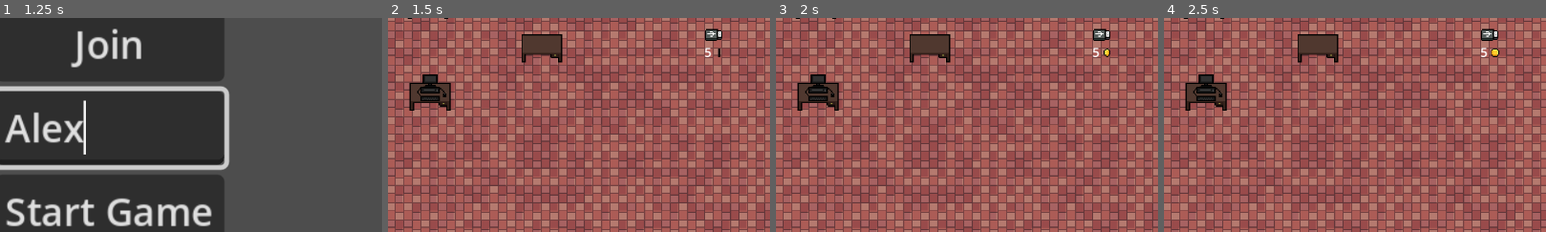
Above: before the commit, frames 1-4 (left to right).
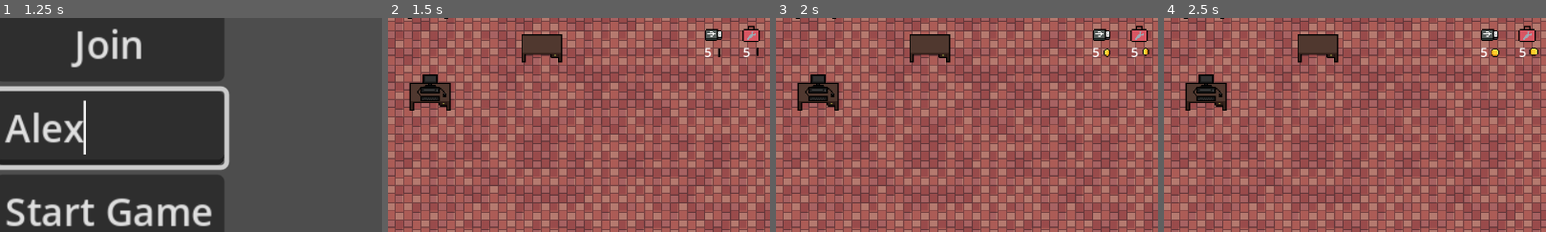
Above: after the commit, the same moments.

Repository: JoseNeto5689/CoopGame
Game: Godot game, scene res://scenes/main/main.tscn
Two runs of this game, one before a commit and one after it. Both use one fixed random seed, a clock stepped at 60 frames per second and the inputs below.
Inputs (mouse positions are % of the whole screen's width and height, from its top left):
- Up to frame 1 (1.25 s): click (50, 60) at 0.52 s; type "Alex" at 0.6 s
- Up to frame 2 (1.5 s): click "Start Game" at 1.25 s
- Up to frame 3 (2 s): no input
- Up to frame 4 (2.5 s): tap Enter at 2 s; hold D (right) from 2.03 s (still down); hold E (interact) from 2.03 s (still down)
The pictures show only the part of the screen within x 36-86%, y 34-84%; the shares and areas given below are measured in that part.

Frame 1 is identical in both runs. In frame 2, 0.4% of the frame differs, in the area x 92-98%, y 3-19%; in frame 3, 0.4%; in frame 4, 0.4%.

Commit message:
Add new item to market

Diff:
--- a/RobotFactory/assets/shaders/shadow.gdshader
+++ b/RobotFactory/assets/shaders/shadow.gdshader
@@ -1,8 +1,8 @@
 shader_type canvas_item;
-
+uniform float blackness;
 
 void fragment() {
 	vec4 pixelColor = texture(TEXTURE,UV);
-	pixelColor = vec4(pixelColor.r *0.05 ,pixelColor.g *0.05,pixelColor.b*0.05, pixelColor.a);
+	pixelColor = vec4(pixelColor.r * blackness ,pixelColor.g *blackness,pixelColor.b*blackness, pixelColor.a);
 	COLOR = pixelColor;
 }
--- a/RobotFactory/scenes/UI/ui.tscn
+++ b/RobotFactory/scenes/UI/ui.tscn
@@ -156,7 +156,7 @@
 
 [node name="AnimatedSprite2D" type="AnimatedSprite2D" parent="HUD"]
 texture_filter = 1
-position = Vector2(304.826, 21.0555)
+position = Vector2(305, 21)
 scale = Vector2(0.15, 0.15)
 sprite_frames = SubResource("SpriteFrames_cketn")
 autoplay = "default"
@@ -194,5 +194,5 @@
 
 [node name="SmallPendrive" type="Sprite2D" parent="HUD"]
 texture_filter = 1
-position = Vector2(305.086, 43.3692)
+position = Vector2(305, 44)
 texture = ExtResource("2_yb1mt")
--- a/RobotFactory/scenes/computer/computer.gd
+++ b/RobotFactory/scenes/computer/computer.gd
@@ -18,6 +18,7 @@
 var is_animation_concluded := false
 var working := false
 var concluded := false
+var broken := false
 
 func _ready() -> void:
 	timer.wait_time = time_for_conclude
@@ -57,7 +58,7 @@
 
 @rpc("any_peer", "call_local")
 func increase_progress():
-	if is_animation_concluded:
+	if is_animation_concluded and not broken:
 		#$PointLight2D.enabled = true
 		if(get_percentage() == 0):
 			change_progress(0)
@@ -84,7 +85,17 @@
 func animation_changed(status: bool):
 	is_animation_concluded = status
 
+func change_blink_intensity(new_value: float):
+	$ComputerSprite.material.set_shader_parameter("blink_intensity", new_value)
+
+func fix_pc():
+	broken = false
+	var tween = create_tween()
+	tween.tween_method(change_blink_intensity, 1.0, 0.0, 0.3)
+
 func explode():
+	broken = true
+	stop_progress()
 	var explosions = $Explosions.get_children()
 	for explosion:AnimatedSprite2D in explosions:
 		explosion.show()
@@ -92,4 +103,4 @@
 		explosion.animation_finished.connect(func() :
 			explosion.hide()
 		)
-		await get_tree().create_timer(0.2).timeout
+		await get_tree().create_timer(0.15).timeout
--- a/RobotFactory/scenes/computer/computer.tscn
+++ b/RobotFactory/scenes/computer/computer.tscn
@@ -1,6 +1,7 @@
-[gd_scene load_steps=19 format=3 uid="uid://tx64gjx52y3"]
+[gd_scene load_steps=21 format=3 uid="uid://tx64gjx52y3"]
 
 [ext_resource type="Script" uid="uid://wd31uttu17sr" path="res://scenes/computer/computer.gd" id="1_srgvo"]
+[ext_resource type="Shader" uid="uid://b870mj1svnhk" path="res://assets/shaders/blink.gdshader" id="2_8it8f"]
 [ext_resource type="Texture2D" uid="uid://cc0shbq15u3n1" path="res://assets/sprites/own/pc_4_0001.png" id="2_srgvo"]
 [ext_resource type="Texture2D" uid="uid://b4hyg3tusa4e0" path="res://assets/sprites/light/2d_light.webp" id="4_5o8iy"]
 [ext_resource type="PackedScene" uid="uid://djqygmt1j4djo" path="res://scenes/progress bar/progress_bar.tscn" id="4_8d7te"]
@@ -13,6 +14,11 @@
 [ext_resource type="Texture2D" uid="uid://dnap5c0bf6svx" path="res://assets/sprites/explosion/10.png" id="11_ymmt0"]
 [ext_resource type="Texture2D" uid="uid://dewgpm8nevv2a" path="res://assets/sprites/explosion/11.png" id="12_p8ue4"]
 [ext_resource type="Texture2D" uid="uid://dcf4kpgfhljpr" path="res://assets/sprites/explosion/12.png" id="13_re0mp"]
+
+[sub_resource type="ShaderMaterial" id="ShaderMaterial_jrk3l"]
+shader = ExtResource("2_8it8f")
+shader_parameter/blink_color = Color(1, 1, 1, 1)
+shader_parameter/blink_intensity = 0.0
 
 [sub_resource type="RectangleShape2D" id="RectangleShape2D_8d7te"]
 size = Vector2(38, 20)
@@ -69,6 +75,7 @@
 
 [node name="ComputerSprite" type="Sprite2D" parent="."]
 texture_filter = 1
+material = SubResource("ShaderMaterial_jrk3l")
 position = Vector2(0, 2)
 texture = ExtResource("2_srgvo")
 
@@ -128,7 +135,7 @@
 
 [node name="Explosion1" type="AnimatedSprite2D" parent="Explosions"]
 visible = false
-position = Vector2(10.5647, -6.87937)
+position = Vector2(10, -7)
 scale = Vector2(0.05, 0.05)
 sprite_frames = SubResource("SpriteFrames_hh48c")
 animation = &"boom"
@@ -137,7 +144,8 @@
 
 [node name="Explosion2" type="AnimatedSprite2D" parent="Explosions"]
 visible = false
-position = Vector2(-12.5303, -1.597)
+position = Vector2(-12, -1)
+rotation = -0.785398
 scale = Vector2(0.05, 0.05)
 sprite_frames = SubResource("SpriteFrames_hh48c")
 animation = &"boom"
@@ -146,7 +154,8 @@
 
 [node name="Explosion3" type="AnimatedSprite2D" parent="Explosions"]
 visible = false
-position = Vector2(2.45692, 10.5647)
+position = Vector2(2, 10)
+rotation = 0.785398
 scale = Vector2(0.05, 0.05)
 sprite_frames = SubResource("SpriteFrames_hh48c")
 animation = &"boom"
--- a/RobotFactory/scenes/game/game.gd
+++ b/RobotFactory/scenes/game/game.gd
@@ -33,7 +33,7 @@
 		players.add_child(new_player)
 
 	for player in $Players.get_children():
-		player.given_pendrive.connect(check_robot_in_conveyor_belt)
+		player.given_item.connect(check_robot_in_conveyor_belt)
 		animation_concluded.connect(player.set_animation_status)
 
 	if multiplayer.is_server():
@@ -63,10 +63,11 @@
 func _on_pc_work_concluded(pc_id: int) -> void:
 	var computer = find_computer_by_id(pc_id)
 	computer.reset.rpc()
+	computer.explode()
 	Global.update_robot_stats(pc_id)
 
 func _on_timer_timeout() -> void:
-	$ConveyorBelt.spawn_robot(Global.robot_list[robot_index][0])
+	$ConveyorBelt.spawn_robot(Global.get_robot_name(robot_index))
 	robot_index+=1
 
 
@@ -80,28 +81,29 @@
 
 func _on_player_enter_deployer_area(player_id: int) -> void:
 	var player = find_player_by_id(player_id)
-	player.interacting.connect(player.get_pendrive.rpc)
+	player.interacting.connect(player.get_item.rpc)
 
 func _on_player_exit_deployer_area(player_id) -> void:
 	var player = find_player_by_id(player_id)
-	if player.interacting.is_connected(player.get_pendrive.rpc):
-		player.interacting.disconnect(player.get_pendrive.rpc)
+	if player.interacting.is_connected(player.get_item.rpc):
+		player.interacting.disconnect(player.get_item.rpc)
 
 
 func _on_enter_robot_area(body: Node2D) -> void:
 	var player = find_player_by_id(body.id)
-	player.interacting.connect(player.give_pendrive.rpc)
+	player.interacting.connect(player.give_item.rpc)
 
 func _on_exit_robot_area(body: Node2D) -> void:
 	var player = find_player_by_id(body.id)
-	player.interacting.disconnect(player.give_pendrive.rpc)
+	player.interacting.disconnect(player.give_item.rpc)
 
 
 func check_robot_in_conveyor_belt(robot_stats: RobotStats):
 	Global.update_robot_stats(0)
-	if Global.check_robot_stats(robot_stats, Global.robot_list[robot_index -1][1]):
+	if Global.check_robot_stats(robot_stats, Global.get_robot_stats(robot_index - 1)):
 		$ConveyorBelt.robot_ok()
-		$ConveyorBelt.spawn_robot(Global.robot_list[robot_index][0])
+		$ConveyorBelt.spawn_robot(Global.get_robot_name(robot_index))
+		Global.update_money(+10)
 		robot_index+=1
 
 func find_player_by_id(id: int) -> Node2D:
@@ -118,7 +120,9 @@
 	return null
 
 
-func _on_market_pendrive_buyed() -> void:
-	if (Global.money >= 5):
-		Global.update_money(-5)
-		Global.update_usb_stick_number(+1)
+func _on_market_item_buyed(item: String, player_id: int) -> void:
+	match item:
+		"usb_stick":
+			if (Global.money >= 5):
+				Global.update_money(-5)
+				Global.update_usb_stick_number(+1)
--- a/RobotFactory/scenes/game/game.tscn
+++ b/RobotFactory/scenes/game/game.tscn
@@ -13,7 +13,9 @@
 [ext_resource type="PackedScene" uid="uid://cbnqodshx2kif" path="res://scenes/conveyor_belt/conveyor_belt_implemented.tscn" id="13_vaxfo"]
 [ext_resource type="PackedScene" uid="uid://1bgp4wmb7bh7" path="res://scenes/deployer/deployer.tscn" id="14_ftsea"]
 [ext_resource type="PackedScene" uid="uid://4xnw1sko17cx" path="res://scenes/market/market.tscn" id="14_otnwt"]
+[ext_resource type="PackedScene" uid="uid://goci0fy1omcp" path="res://scenes/wall_light/wall_light.tscn" id="15_3xj4h"]
 [ext_resource type="Texture2D" uid="uid://calkw8w2mvhn" path="res://assets/sprites/own/pc_2_0002.png" id="15_gc57s"]
+[ext_resource type="Texture2D" uid="uid://cty8hx8fkvew0" path="res://assets/sprites/light/light.png" id="16_5v6r0"]
 [ext_resource type="Texture2D" uid="uid://bm5yx8xawkmbk" path="res://assets/sprites/own/pc_1_0002.png" id="17_8b66f"]
 
 [sub_resource type="RectangleShape2D" id="RectangleShape2D_vaxfo"]
@@ -88,9 +90,71 @@
 
 [node name="Players" type="Node" parent="."]
 
+[node name="Lights" type="Node" parent="."]
+
+[node name="WallLight" parent="Lights" instance=ExtResource("15_3xj4h")]
+visible = false
+position = Vector2(327, 21)
+
+[node name="PointLight2D" type="PointLight2D" parent="Lights"]
+visible = false
+position = Vector2(391.412, 166.4)
+scale = Vector2(0.4, 0.4)
+blend_mode = 2
+texture = ExtResource("16_5v6r0")
+
+[node name="PointLight2D3" type="PointLight2D" parent="Lights"]
+visible = false
+position = Vector2(519.411, 166.4)
+scale = Vector2(0.4, 0.4)
+blend_mode = 2
+texture = ExtResource("16_5v6r0")
+
+[node name="PointLight2D4" type="PointLight2D" parent="Lights"]
+visible = false
+position = Vector2(109.811, 166.4)
+scale = Vector2(0.4, 0.4)
+blend_mode = 2
+texture = ExtResource("16_5v6r0")
+
+[node name="PointLight2D2" type="PointLight2D" parent="Lights"]
+visible = false
+position = Vector2(259.811, 166.4)
+scale = Vector2(0.4, 0.4)
+blend_mode = 2
+texture = ExtResource("16_5v6r0")
+
+[node name="PointLight2D5" type="PointLight2D" parent="Lights"]
+visible = false
+position = Vector2(391.412, 304.8)
+scale = Vector2(0.4, 0.4)
+blend_mode = 2
+texture = ExtResource("16_5v6r0")
+
+[node name="PointLight2D6" type="PointLight2D" parent="Lights"]
+visible = false
+position = Vector2(519.411, 304.8)
+scale = Vector2(0.4, 0.4)
+blend_mode = 2
+texture = ExtResource("16_5v6r0")
+
+[node name="PointLight2D7" type="PointLight2D" parent="Lights"]
+visible = false
+position = Vector2(109.811, 304.8)
+scale = Vector2(0.4, 0.4)
+blend_mode = 2
+texture = ExtResource("16_5v6r0")
+
+[node name="PointLight2D8" type="PointLight2D" parent="Lights"]
+visible = false
+position = Vector2(259.811, 304.8)
+scale = Vector2(0.4, 0.4)
+blend_mode = 2
+texture = ExtResource("16_5v6r0")
+
 [node name="CanvasModulate" type="CanvasModulate" parent="."]
 visible = false
-color = Color(0.0605304, 0.0605303, 0.0605303, 1)
+color = Color(0.10748, 0.10748, 0.10748, 1)
 
 [node name="UI" parent="." instance=ExtResource("4_kelw5")]
 
@@ -116,5 +180,5 @@
 [connection signal="work_concluded" from="Computers/PC_4" to="." method="_on_pc_work_concluded"]
 [connection signal="enter_deployer_area" from="Deployer" to="." method="_on_player_enter_deployer_area"]
 [connection signal="exit_deployer_area" from="Deployer" to="." method="_on_player_exit_deployer_area"]
-[connection signal="pendrive_buyed" from="Market" to="." method="_on_market_pendrive_buyed"]
+[connection signal="item_buyed" from="Market" to="." method="_on_market_item_buyed"]
 [connection signal="timeout" from="Timer" to="." method="_on_timer_timeout"]
--- a/RobotFactory/scenes/global/global.gd
+++ b/RobotFactory/scenes/global/global.gd
@@ -10,10 +10,12 @@
 signal usb_number_changed
 signal money_changed
 
-func update_usb_stick_number(value: int):
-	usb_number_changed.emit()
-	usb_stick_number += value
 
+func get_robot_name(index: int):
+	return Global.robot_list[index][0]
+
+func get_robot_stats(index: int):
+	return Global.robot_list[index][1]
 
 @rpc("call_local", "any_peer")
 func addPlayer(_id: String, _name: String):
@@ -65,9 +67,23 @@
 		robot_status.energy += 1
 
 
+func copy_robot_stats(robot_stats: RobotStats):
+	var new_robot_stats = RobotStats.new()
+	new_robot_stats.chaos = robot_stats.chaos
+	new_robot_stats.combat = robot_stats.combat
+	new_robot_stats.charisma = robot_stats.charisma
+	new_robot_stats.energy = robot_stats.energy
+	new_robot_stats.velocity = robot_stats.velocity
+	new_robot_stats.protection = robot_stats.protection
+	return new_robot_stats
+
 func update_money(value: int):
 	money_changed.emit()
 	money += value
+
+func update_usb_stick_number(value: int):
+	usb_number_changed.emit()
+	usb_stick_number += value
 
 func check_robot_stats(robot1 : RobotStats, robot2: RobotStats):
 	if robot1.chaos == robot2.chaos and robot1.charisma == robot2.charisma and robot1.combat == robot2.combat and robot1.energy == robot2.energy and robot1.protection == robot2.protection and robot1.velocity == robot2.velocity:
--- a/RobotFactory/scenes/market/market.gd
+++ b/RobotFactory/scenes/market/market.gd
@@ -1,8 +1,10 @@
 extends Node2D
 
-signal pendrive_buyed
+signal item_buyed(item: String, player_id: int)
+
+func _on_buy_pendrive(body: Node2D) -> void:
+	item_buyed.emit("usb_stick", body.id)
 
 
-
-func _on_area_2d_body_entered(_body: Node2D) -> void:
-	pendrive_buyed.emit()
+func _on_buy_toolkit(body: Node2D) -> void:
+	item_buyed.emit("toolkit", body.id)
--- a/RobotFactory/scenes/market/market.tscn
+++ b/RobotFactory/scenes/market/market.tscn
@@ -1,9 +1,10 @@
-[gd_scene load_steps=21 format=3 uid="uid://4xnw1sko17cx"]
+[gd_scene load_steps=23 format=3 uid="uid://4xnw1sko17cx"]
 
 [ext_resource type="Texture2D" uid="uid://b81w35lek466e" path="res://assets/sprites/npc/Male4.png" id="1_1or4p"]
 [ext_resource type="Script" uid="uid://b55rad5nu38ma" path="res://scenes/market/market.gd" id="1_cgn7w"]
-[ext_resource type="Texture2D" uid="uid://dtd6b425walav" path="res://assets/sprites/own/Pendrives/Cores do Pendrive_0002.png" id="2_uiuro"]
+[ext_resource type="Texture2D" uid="uid://dtd6b425walav" path="res://assets/sprites/own/pendrives/Cores do Pendrive_0002.png" id="2_uiuro"]
 [ext_resource type="Texture2D" uid="uid://b3xw0100fgls1" path="res://assets/sprites/coin/coin_spin-Sheet.png" id="3_apks8"]
+[ext_resource type="Texture2D" uid="uid://dbh8i4ay3rscr" path="res://assets/sprites/own/ToolBox v2.png" id="5_e5foy"]
 
 [sub_resource type="AtlasTexture" id="AtlasTexture_uiuro"]
 atlas = ExtResource("1_1or4p")
@@ -109,7 +110,10 @@
 }]
 
 [sub_resource type="RectangleShape2D" id="RectangleShape2D_apks8"]
-size = Vector2(23.2018, 23.3799)
+size = Vector2(23.2018, 19)
+
+[sub_resource type="RectangleShape2D" id="RectangleShape2D_e5foy"]
+size = Vector2(24, 19)
 
 [node name="Market" type="Node2D"]
 script = ExtResource("1_cgn7w")
@@ -120,12 +124,14 @@
 autoplay = "default"
 frame_progress = 0.778837
 
-[node name="CoresDoPendrive0002" type="Sprite2D" parent="."]
+[node name="Pendrive" type="Node2D" parent="."]
+
+[node name="Pendrive" type="Sprite2D" parent="Pendrive"]
 texture_filter = 1
 position = Vector2(-17, 36)
 texture = ExtResource("2_uiuro")
 
-[node name="Label" type="Label" parent="."]
+[node name="Label" type="Label" parent="Pendrive"]
 offset_left = -29.1573
 offset_top = 44.2893
 offset_right = -16.1573
@@ -135,18 +141,49 @@
 horizontal_alignment = 1
 vertical_alignment = 1
 
-[node name="AnimatedSprite2D2" type="AnimatedSprite2D" parent="."]
+[node name="AnimatedSprite2D2" type="AnimatedSprite2D" parent="Pendrive"]
 position = Vector2(-12, 53)
 scale = Vector2(0.1, 0.1)
 sprite_frames = SubResource("SpriteFrames_j0f5q")
 autoplay = "default"
 frame_progress = 0.954156
 
-[node name="Area2D" type="Area2D" parent="."]
+[node name="Area2D" type="Area2D" parent="Pendrive"]
 collision_layer = 8
 
-[node name="CollisionShape2D" type="CollisionShape2D" parent="Area2D"]
-position = Vector2(-17.6942, 42.0157)
+[node name="CollisionShape2D" type="CollisionShape2D" parent="Pendrive/Area2D"]
+position = Vector2(-17.6942, 39.5)
 shape = SubResource("RectangleShape2D_apks8")
 
-[connection signal="body_entered" from="Area2D" to="." method="_on_area_2d_body_entered"]
+[node name="ToolKit" type="Node2D" parent="."]
+
+[node name="Sprite2D" type="Sprite2D" parent="ToolKit"]
+texture_filter = 1
+position = Vector2(18, 35)
+texture = ExtResource("5_e5foy")
+
+[node name="Label" type="Label" parent="ToolKit"]
+offset_left = 7.0
+offset_top = 44.0
+offset_right = 20.0
+offset_bottom = 61.0
+text = "5"
+label_settings = SubResource("LabelSettings_cgn7w")
+horizontal_alignment = 1
+vertical_alignment = 1
+
+[node name="AnimatedSprite2D2" type="AnimatedSprite2D" parent="ToolKit"]
+position = Vector2(24, 52)
+scale = Vector2(0.1, 0.1)
+sprite_frames = SubResource("SpriteFrames_j0f5q")
+autoplay = "default"
+frame_progress = 0.954156
+
+[node name="Area2D" type="Area2D" parent="ToolKit"]
+
+[node name="CollisionShape2D" type="CollisionShape2D" parent="ToolKit/Area2D"]
+position = Vector2(18, 39)
+shape = SubResource("RectangleShape2D_e5foy")
+
+[connection signal="body_entered" from="Pendrive/Area2D" to="." method="_on_buy_pendrive"]
+[connection signal="body_entered" from="ToolKit/Area2D" to="." method="_on_buy_toolkit"]
--- a/RobotFactory/scenes/player/player.gd
+++ b/RobotFactory/scenes/player/player.gd
@@ -7,10 +7,10 @@
 @onready var sprites = $AnimatedSprite2D
 @onready var name_label = $PlayerName
 @onready var camera = $PlayerCamera
-@onready var pendrive = $PenDrive
+@onready var item = $Item
 
 var pendrive_stats : RobotStats
-var has_pendrive := false
+var has_item := false
 
 var last_direction := Vector2.ZERO
 var buttons_pressed := []
@@ -23,7 +23,7 @@
 
 signal interacting
 signal stop_interacting
-signal given_pendrive(robot_stats: RobotStats)
+signal given_item(robot_stats: RobotStats)
 
 #endregion
 
@@ -106,17 +106,17 @@
 	animation_concluded = status
 
 @rpc("any_peer", "call_local")
-func get_pendrive():
-	if not has_pendrive and animation_concluded and Global.usb_stick_number > 0:
+func get_item():
+	if not has_item and animation_concluded and Global.usb_stick_number > 0:
 		Global.update_usb_stick_number(-1)
-		has_pendrive = true
-		pendrive.visible = true
-		pendrive_stats = Global.robot_status
+		has_item = true
+		item.visible = true
+		pendrive_stats = Global.copy_robot_stats(Global.robot_status)
 
 @rpc("any_peer", "call_local")
-func give_pendrive():
-	if has_pendrive and animation_concluded:
-		has_pendrive = false
-		pendrive.visible = false
-		given_pendrive.emit(pendrive_stats)
+func give_item():
+	if has_item and animation_concluded:
+		has_item = false
+		item.visible = false
+		given_item.emit(pendrive_stats)
 		pendrive_stats = null
--- a/RobotFactory/scenes/player/player.tscn
+++ b/RobotFactory/scenes/player/player.tscn
@@ -3,7 +3,7 @@
 [ext_resource type="Texture2D" uid="uid://bxn4imo72mrow" path="res://assets/sprites/characters_modern/Adam_idle_anim_16x16.png" id="1_r4f7e"]
 [ext_resource type="Script" uid="uid://bhohfmsi6m0p" path="res://scenes/player/player.gd" id="1_t82pu"]
 [ext_resource type="Texture2D" uid="uid://gxbibxclujo1" path="res://assets/sprites/characters_modern/Adam_run_16x16.png" id="3_nm7kv"]
-[ext_resource type="Texture2D" uid="uid://dd7ki14jdwdwx" path="res://assets/sprites/own/Pendrives/Cores do Pendrive_0001.png" id="4_p47bc"]
+[ext_resource type="Texture2D" uid="uid://dd7ki14jdwdwx" path="res://assets/sprites/own/pendrives/Cores do Pendrive_0001.png" id="4_p47bc"]
 [ext_resource type="Texture2D" uid="uid://cty8hx8fkvew0" path="res://assets/sprites/light/light.png" id="5_p47bc"]
 
 [sub_resource type="RectangleShape2D" id="RectangleShape2D_srqhr"]
@@ -431,7 +431,7 @@
 rotation_smoothing_enabled = true
 rotation_smoothing_speed = 10.0
 
-[node name="PenDrive" type="Sprite2D" parent="."]
+[node name="Item" type="Sprite2D" parent="."]
 visible = false
 texture_filter = 1
 material = SubResource("CanvasItemMaterial_p47bc")
@@ -441,13 +441,14 @@
 [node name="LightOccluder2D" type="LightOccluder2D" parent="."]
 visible = false
 occluder = SubResource("OccluderPolygon2D_lvxji")
+occluder_light_mask = 2
 
 [node name="PointLight2D" type="PointLight2D" parent="."]
 visible = false
 visibility_layer = 2
 position = Vector2(1.19209e-07, 0.999999)
-scale = Vector2(0.2, 0.2)
-energy = 0.4
+scale = Vector2(0.15, 0.15)
+energy = 0.8
 blend_mode = 2
 range_item_cull_mask = 5
 texture = ExtResource("5_p47bc")
--- a/RobotFactory/scenes/robot/robot.tscn
+++ b/RobotFactory/scenes/robot/robot.tscn
@@ -26,7 +26,7 @@
 
 [sub_resource type="ShaderMaterial" id="ShaderMaterial_1gelo"]
 shader = ExtResource("2_15li0")
-shader_parameter/blink_color = Color(1, 1, 1, 1)
+shader_parameter/blink_color = Color(0, 0, 0, 1)
 shader_parameter/blink_intensity = 0.0
 
 [sub_resource type="AtlasTexture" id="AtlasTexture_eqtul"]
@@ -150,6 +150,9 @@
 "speed": 5.0
 }]
 
+[sub_resource type="OccluderPolygon2D" id="OccluderPolygon2D_15li0"]
+polygon = PackedVector2Array(-13, -7, -7, -7, -7, -13, 7, -13, 7, -7, 13, -7, 16, -4, 16, 0, 21, 0, 25, 4, 25, 7, 17, 12, 11, 23, -11, 23, -17, 12, -25, 7, -25, 4, -21, 0, -16, 0, -16, -4)
+
 [node name="Robot" type="PathFollow2D"]
 script = ExtResource("1_eqtul")
 
@@ -158,3 +161,6 @@
 material = SubResource("ShaderMaterial_1gelo")
 sprite_frames = SubResource("SpriteFrames_a3dwq")
 animation = &"gun_robot_red"
+
+[node name="LightOccluder2D" type="LightOccluder2D" parent="."]
+occluder = SubResource("OccluderPolygon2D_15li0")
--- /dev/null
+++ b/RobotFactory/scenes/wall_light/wall_light.tscn
@@ -0,0 +1,21 @@
+[gd_scene load_steps=3 format=3 uid="uid://goci0fy1omcp"]
+
+[ext_resource type="Texture2D" uid="uid://cty8hx8fkvew0" path="res://assets/sprites/light/light.png" id="1_yqcxc"]
+
+[sub_resource type="OccluderPolygon2D" id="OccluderPolygon2D_dfepl"]
+closed = false
+polygon = PackedVector2Array(-170, 45, 0, -4, 170, 45)
+
+[node name="WallLight" type="Node2D"]
+
+[node name="PointLight2D" type="PointLight2D" parent="."]
+position = Vector2(4.76837e-07, 3.8147e-06)
+scale = Vector2(0.8, 0.4)
+energy = 0.7
+blend_mode = 2
+shadow_enabled = true
+shadow_filter = 2
+texture = ExtResource("1_yqcxc")
+
+[node name="LightOccluder2D" type="LightOccluder2D" parent="."]
+occluder = SubResource("OccluderPolygon2D_dfepl")
Binary file added: RobotFactory/assets/sprites/own/ToolBox v2.png
Not shown, added: RobotFactory/assets/sprites/own/ToolBox v2.png.import
Binary file added: RobotFactory/assets/sprites/own/pc_parts/GPU.png
Not shown, changed: RobotFactory/assets/sprites/own/pc_parts/GPU.png.import
Binary file added: RobotFactory/assets/sprites/own/pc_parts/HD.png
Not shown, changed: RobotFactory/assets/sprites/own/pc_parts/HD.png.import
Binary file added: RobotFactory/assets/sprites/own/pc_parts/RAM.png
Not shown, changed: RobotFactory/assets/sprites/own/pc_parts/RAM.png.import
Renamed: RobotFactory/assets/sprites/own/Pendrives/Cores do Pendrive_0001.png -> RobotFactory/assets/sprites/own/pendrives/Cores do Pendrive_0001.png
Not shown, changed: RobotFactory/assets/sprites/own/pendrives/Cores do Pendrive_0001.png.import
Renamed: RobotFactory/assets/sprites/own/Pendrives/Cores do Pendrive_0002.png -> RobotFactory/assets/sprites/own/pendrives/Cores do Pendrive_0002.png
Not shown, added: RobotFactory/assets/sprites/own/pendrives/Cores do Pendrive_0002.png.import
(and 24 more such lines)
